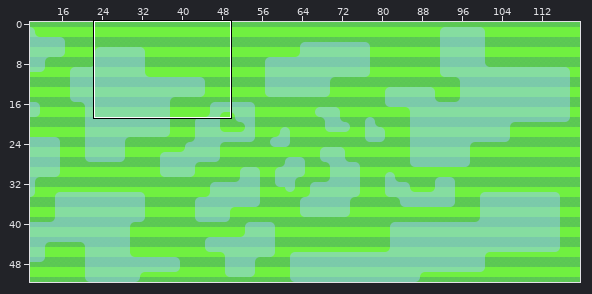
One commit to this Tiled map: android/assets/field.tmx. The picture above shows the old version from afar; the outline marks the close-up.
Close-up. As it was:
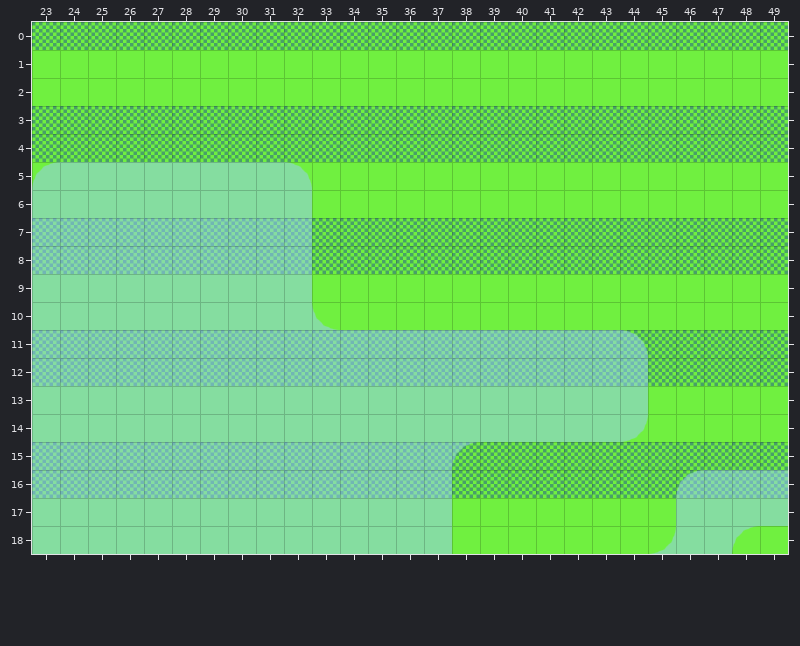
Cells are 32x32 px. Shown: x 23..49, y 0..18. The commit also changed other parts of the map, which this record leaves out.
Once edited:
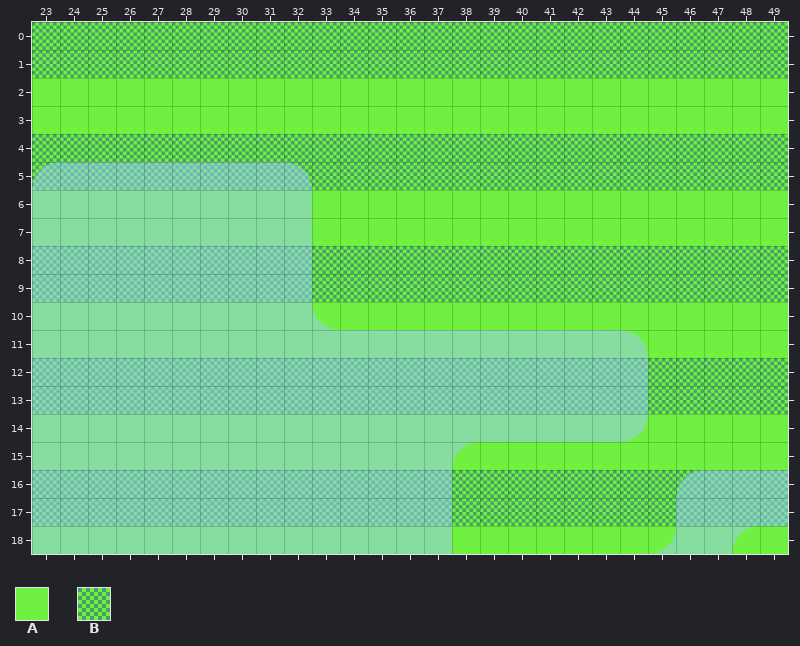
Key: from "grass": A 0, B 8.
_ is an empty cell.
Difference:
{"where": "layer \"grass\""}
{"y":1,"x":23,"old":"AAAAAAAAAAAAAAAAAAAAAAAAAAA","new":"BBBBBBBBBBBBBBBBBBBBBBBBBBB"}
{"y":3,"x":23,"old":"BBBBBBBBBBBBBBBBBBBBBBBBBBB","new":"AAAAAAAAAAAAAAAAAAAAAAAAAAA"}
{"y":5,"x":23,"old":"AAAAAAAAAAAAAAAAAAAAAAAAAAA","new":"BBBBBBBBBBBBBBBBBBBBBBBBBBB"}
{"y":7,"x":23,"old":"BBBBBBBBBBBBBBBBBBBBBBBBBBB","new":"AAAAAAAAAAAAAAAAAAAAAAAAAAA"}
{"y":9,"x":23,"old":"AAAAAAAAAAAAAAAAAAAAAAAAAAA","new":"BBBBBBBBBBBBBBBBBBBBBBBBBBB"}
{"y":11,"x":23,"old":"BBBBBBBBBBBBBBBBBBBBBBBBBBB","new":"AAAAAAAAAAAAAAAAAAAAAAAAAAA"}
{"y":13,"x":23,"old":"AAAAAAAAAAAAAAAAAAAAAAAAAAA","new":"BBBBBBBBBBBBBBBBBBBBBBBBBBB"}
{"y":15,"x":23,"old":"BBBBBBBBBBBBBBBBBBBBBBBBBBB","new":"AAAAAAAAAAAAAAAAAAAAAAAAAAA"}
{"y":17,"x":23,"old":"AAAAAAAAAAAAAAAAAAAAAAAAAAA","new":"BBBBBBBBBBBBBBBBBBBBBBBBBBB"}
